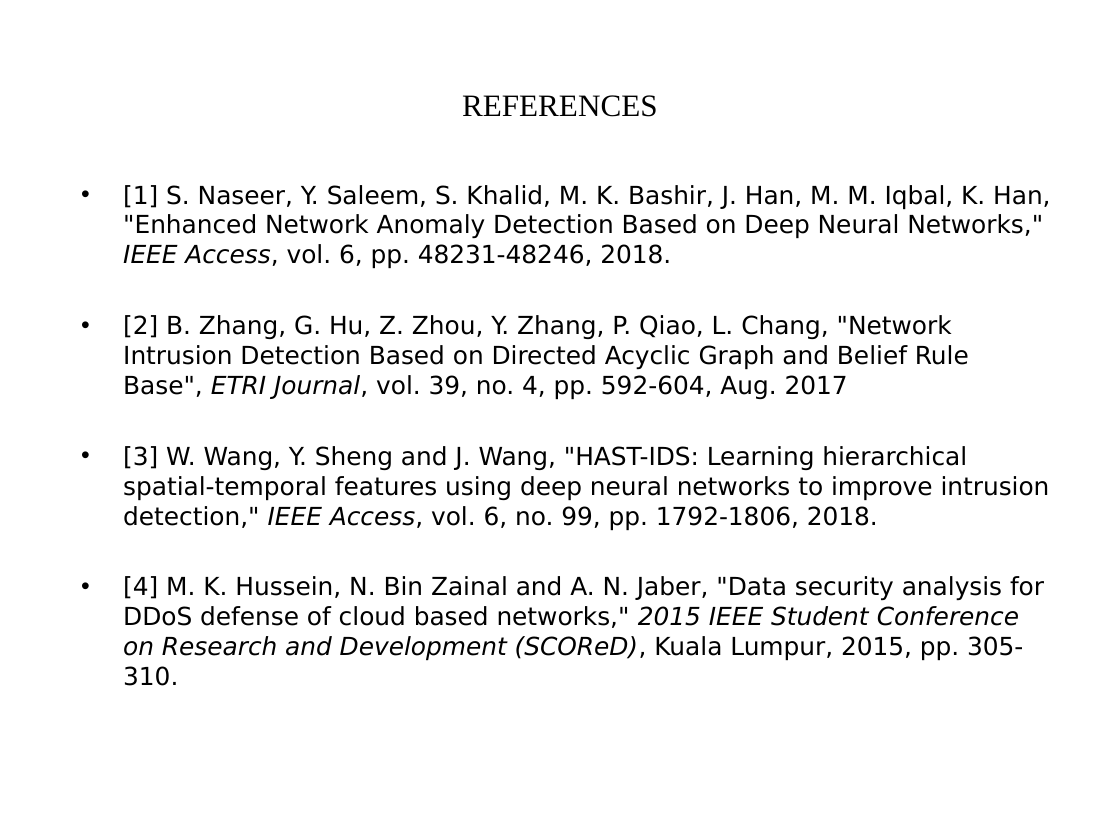
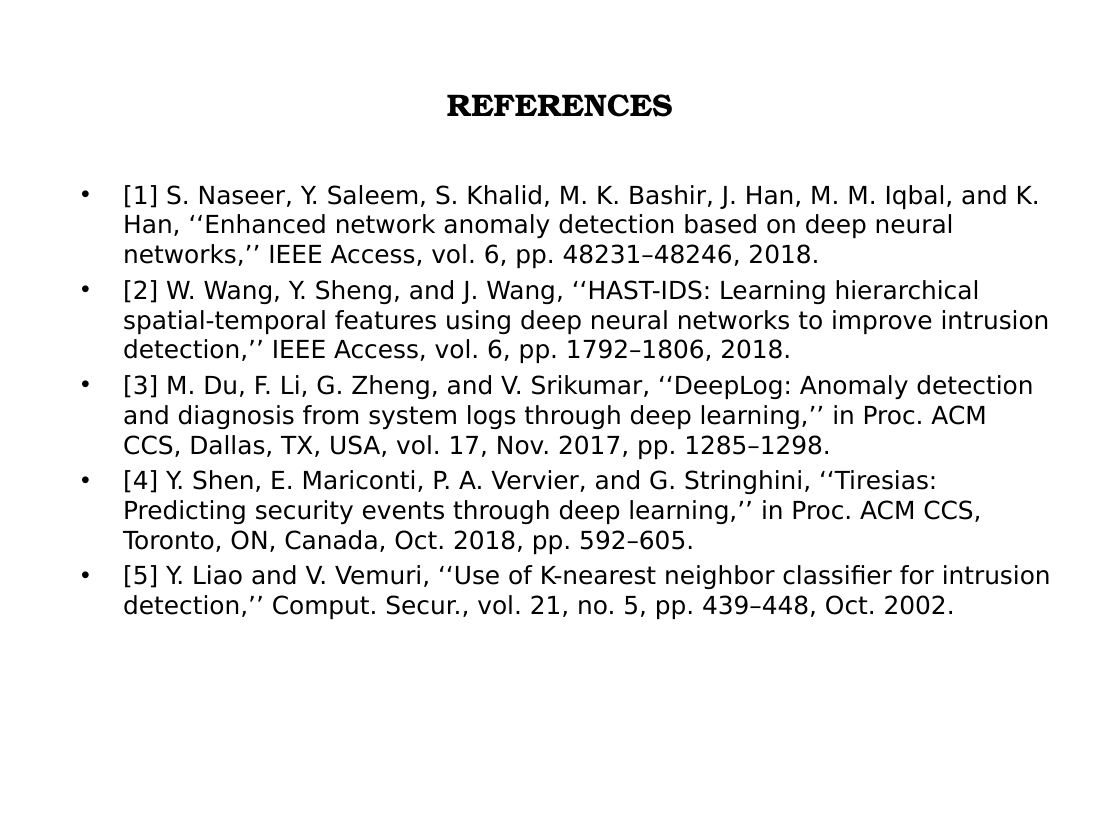
Before and after one commit to shivashankarenagandula/Cyber-threat-detection-based-on-artificial-neural-network-using-event-profiles, a slide deck: slide 16 of BATCH_14_RTR_CSD-A.pptx (slide 14 before the commit). Drawn at 1120x840 pixels with LibreOffice and Linux fonts; fonts in the diff are those of the drawing. Boxes give left, top, right and bottom in pixels: in the first picture for what was removed or moved away, otherwise in the second. Text is boxed around its words. In the diff, an @@ line names an element or a change of style, - is before the commit and + after.

Commit message:
Add files via upload
updated ppt

```diff
--- a/BATCH_14_RTR_CSD-A.pptx
+++ b/BATCH_14_RTR_CSD-A.pptx
@@ title "REFERENCES" at <box>447,94,673,117</box>: font Times New Roman to TeX Gyre Bonum, bold on @@
@@ text at <box>123,185,1051,620</box>: text changed @@
-• [1] S. Naseer, Y. Saleem, S. Khalid, M. K. Bashir, J. Han, M. M. Iqbal, K. Han, "Enhanced Network Anomaly Detection Based on Deep Neural Networks," IEEE Access, vol. 6, pp. 48231-48246, 2018.
-• [2] B. Zhang, G. Hu, Z. Zhou, Y. Zhang, P. Qiao, L. Chang, "Network Intrusion Detection Based on Directed Acyclic Graph and Belief Rule Base", ETRI Journal, vol. 39, no. 4, pp. 592-604, Aug. 2017
-• [3] W. Wang, Y. Sheng and J. Wang, "HAST-IDS: Learning hierarchical spatial-temporal features using deep neural networks to improve intrusion detection," IEEE Access, vol. 6, no. 99, pp. 1792-1806, 2018.
-• [4] M. K. Hussein, N. Bin Zainal and A. N. Jaber, "Data security analysis for DDoS defense of cloud based networks," 2015 IEEE Student Conference on Research and Development (SCOReD), Kuala Lumpur, 2015, pp. 305-310.
+• [1] S. Naseer, Y. Saleem, S. Khalid, M. K. Bashir, J. Han, M. M. Iqbal, and K. Han, ‘‘Enhanced network anomaly detection based on deep neural networks,’’ IEEE Access, vol. 6, pp. 48231–48246, 2018.
+• [2] W. Wang, Y. Sheng, and J. Wang, ‘‘HAST-IDS: Learning hierarchical spatial-temporal features using deep neural networks to improve intrusion detection,’’ IEEE Access, vol. 6, pp. 1792–1806, 2018.
+• [3] M. Du, F. Li, G. Zheng, and V. Srikumar, ‘‘DeepLog: Anomaly detection and diagnosis from system logs through deep learning,’’ in Proc. ACM CCS, Dallas, TX, USA, vol. 17, Nov. 2017, pp. 1285–1298.
+• [4] Y. Shen, E. Mariconti, P. A. Vervier, and G. Stringhini, ‘‘Tiresias: Predicting security events through deep learning,’’ in Proc. ACM CCS, Toronto, ON, Canada, Oct. 2018, pp. 592–605.
+• [5] Y. Liao and V. Vemuri, ‘‘Use of K-nearest neighbor classifier for intrusion detection,’’ Comput. Secur., vol. 21, no. 5, pp. 439–448, Oct. 2002.
```
Also in this commit, not shown: 12 other slides changed, 3 slides added, 1 slide removed.
